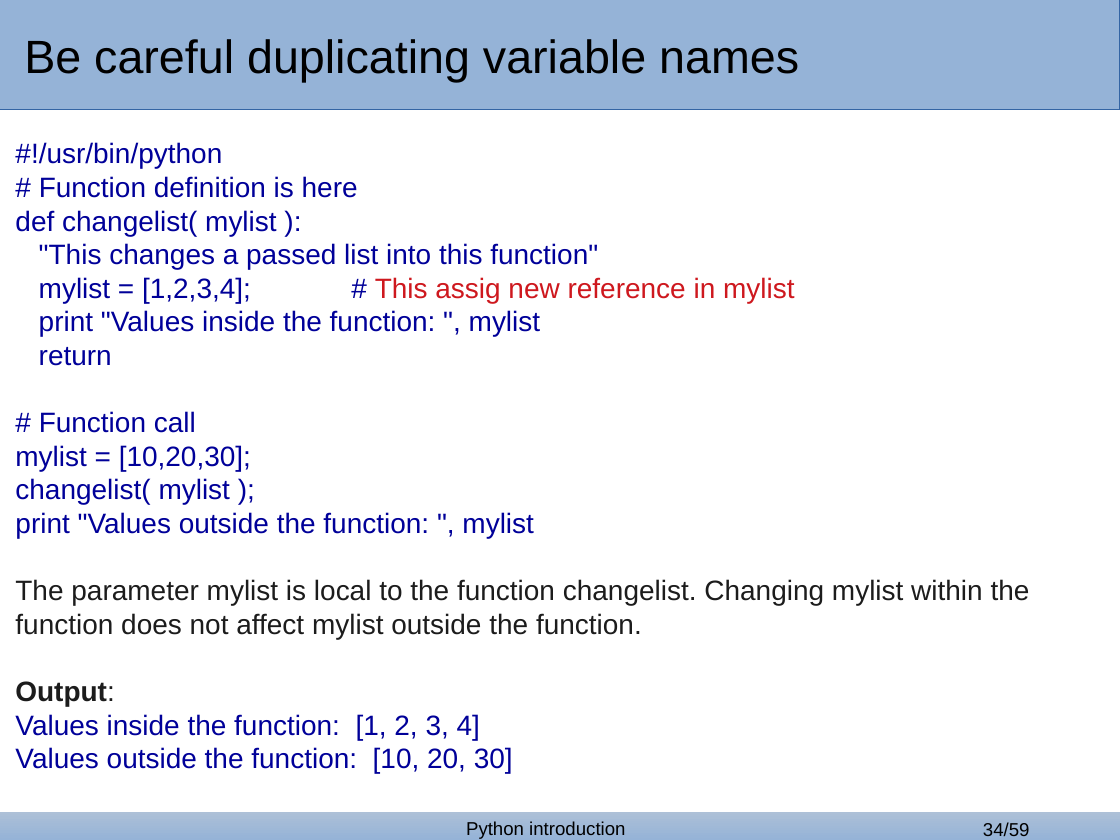
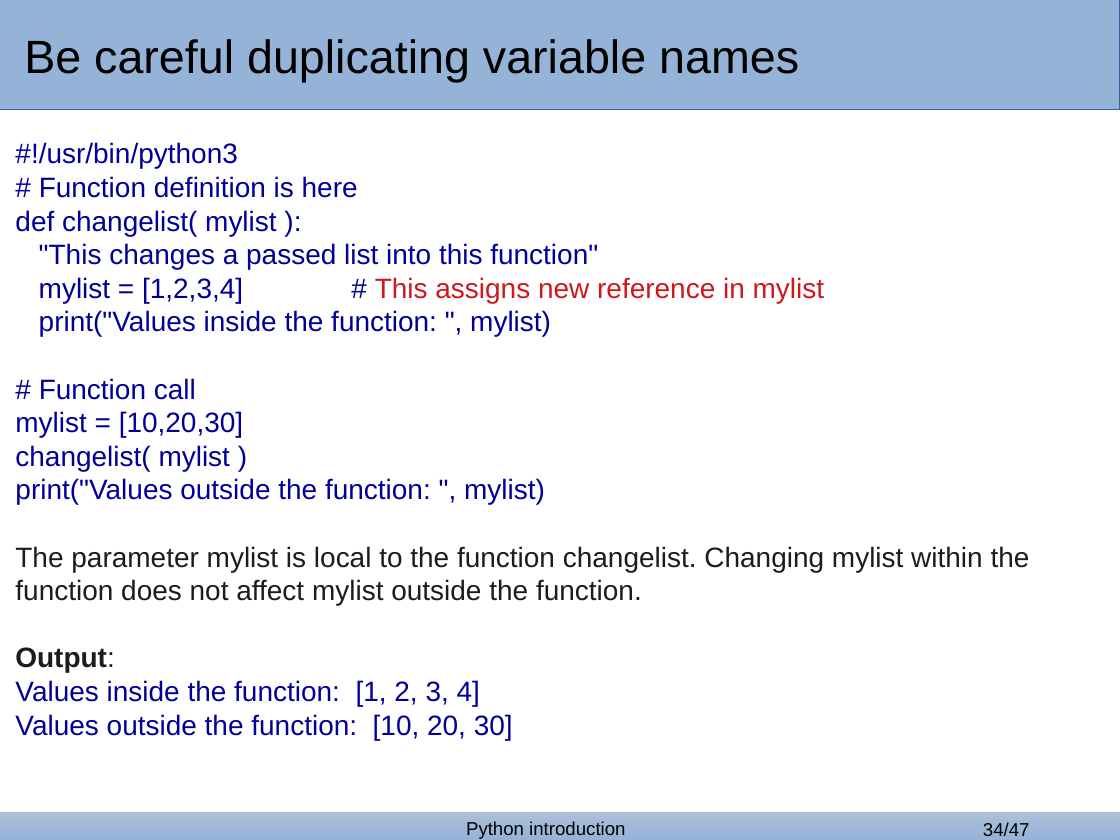
Before and after one commit to bertocco/abilita_info_units_1920, a slide deck: slide 34 of lezioni/python_lessons/python_1_covid.odp. Drawn at 1120x840 pixels with LibreOffice and Linux fonts; fonts in the diff are those of the drawing; background and template pictures are left out. Boxes give left, top, right and bottom in pixels: in the first picture for what was removed or moved away, otherwise in the second. Text is boxed around its words. In the diff, an @@ line names an element or a change of style, - is before the commit and + after.

```diff
--- a/lezioni/python_lessons/python_1_covid.odp
+++ b/lezioni/python_lessons/python_1_covid.odp
@@ text at (x1=15, y1=142, x2=237, y2=169): text changed @@
-#!/usr/bin/python
+#!/usr/bin/python3
@@ text at (x1=39, y1=277, x2=824, y2=337): text changed @@
-mylist = [1,2,3,4]; # This assig new reference in mylist
-print "Values inside the function: ", mylist
-return
+mylist = [1,2,3,4] # This assigns new reference in mylist
+print("Values inside the function: ", mylist)
@@ text at (x1=15, y1=411, x2=545, y2=505): text changed @@
-mylist = [10,20,30];
-changelist( mylist );
-print "Values outside the function: ", mylist
+mylist = [10,20,30]
+changelist( mylist )
+print("Values outside the function: ", mylist)
@@ page number at (x1=983, y1=822, x2=1030, y2=836): text changed @@
-34/59
+34/47
```
Also in this commit, not shown: 29 other slides changed, 12 slides removed.
